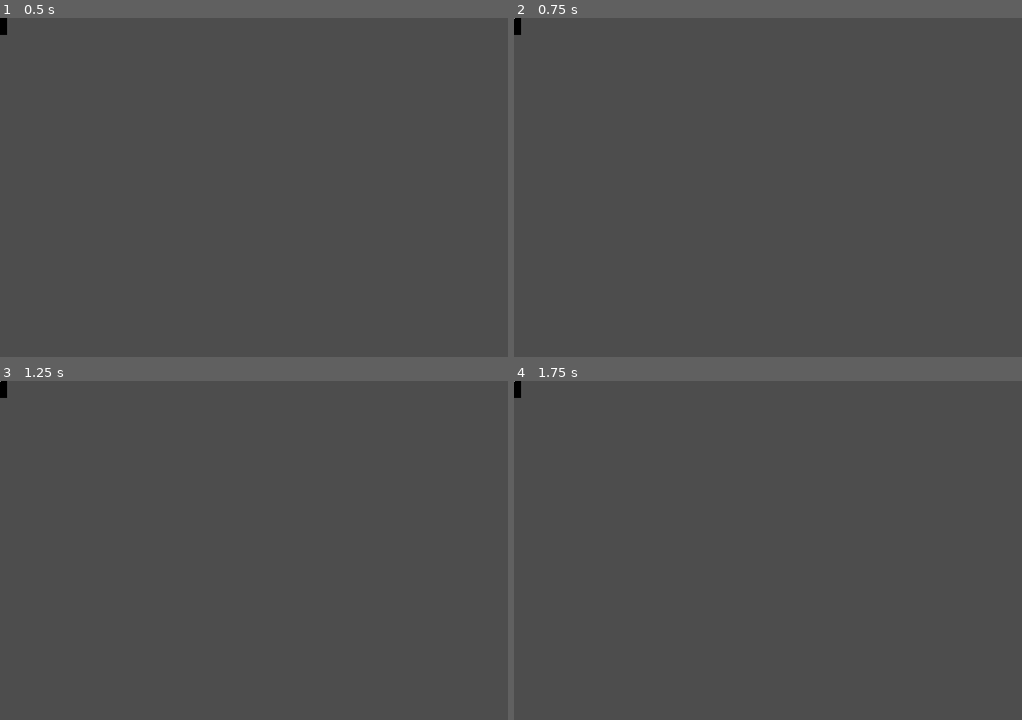
Above: before the commit, frames 1-4 (two rows, left to right).
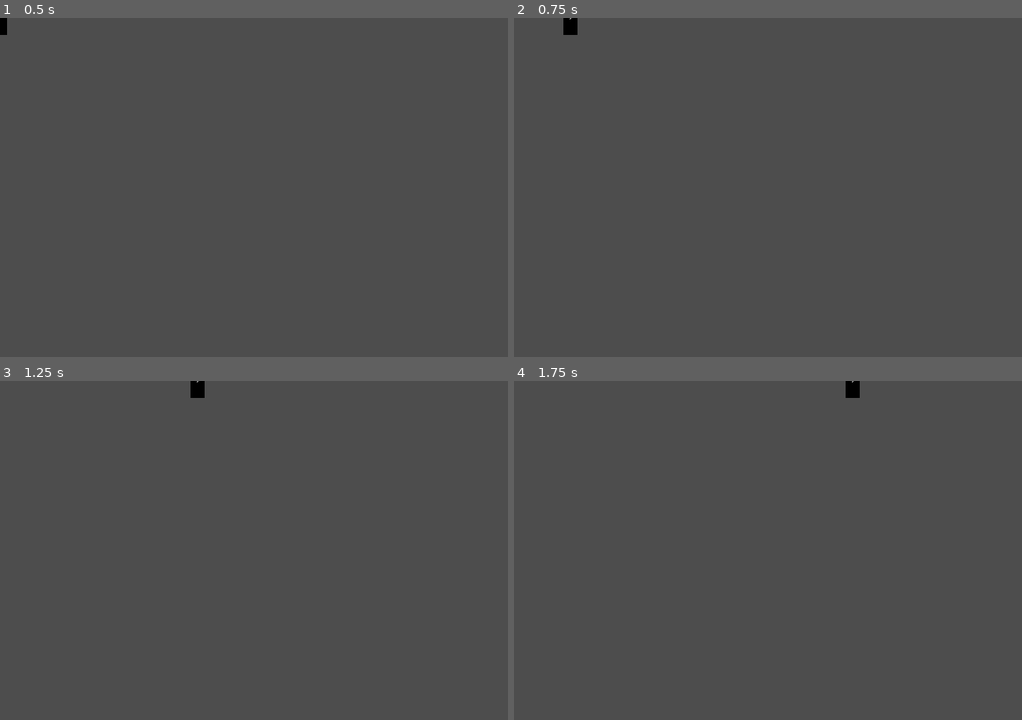
Above: after the commit, the same moments.

Repository: frog-in-jar-productions/MusicBulletHell
Game: Godot game, scene res://player.tscn
Same seed, same stepped clock (60 frames per second), same inputs: the game is played once before the commit and once after it.
Inputs:
- Up to frame 1 (0.5 s): no input
- Up to frame 2 (0.75 s): tap Enter (ui_accept) at 0.5 s; hold D (move_right) from 0.53 s (still down)
- Up to frame 3 (1.25 s): keep holding D (move_right); tap Enter (ui_accept) at 0.77 s
- Up to frame 4 (1.75 s): keep holding D (move_right); tap Enter (ui_accept) at 1.52 s

Frame 1 is identical in both runs. In frame 2, 0.2% of the frame differs, in the area x 0-13%, y 0-5%; in frame 3, 0.2%; in frame 4, 0.2%.

Commit message:
aaaaaooooooaaaaa

Diff:
--- a/player.gd
+++ b/player.gd
@@ -8,7 +8,7 @@
 
 func _process(delta):
 	#idk how to do it yet as i havent had a look at the ui stuff but we should eventually use the menu keyboard action layout options that users can remap
-	var velocity = Vector2.ZERO # The player's movement vector.
+	var velocity = Vector2.ZERO
 	if Input.is_action_pressed("move_right"):
 		velocity.x += 1
 	if Input.is_action_pressed("move_left"):
@@ -24,6 +24,8 @@
 	else:
 		$AnimatedSprite2D.stop()
 
+	position += velocity * delta
+	position = position.clamp(Vector2.ZERO, screen_size)
 
 
 
